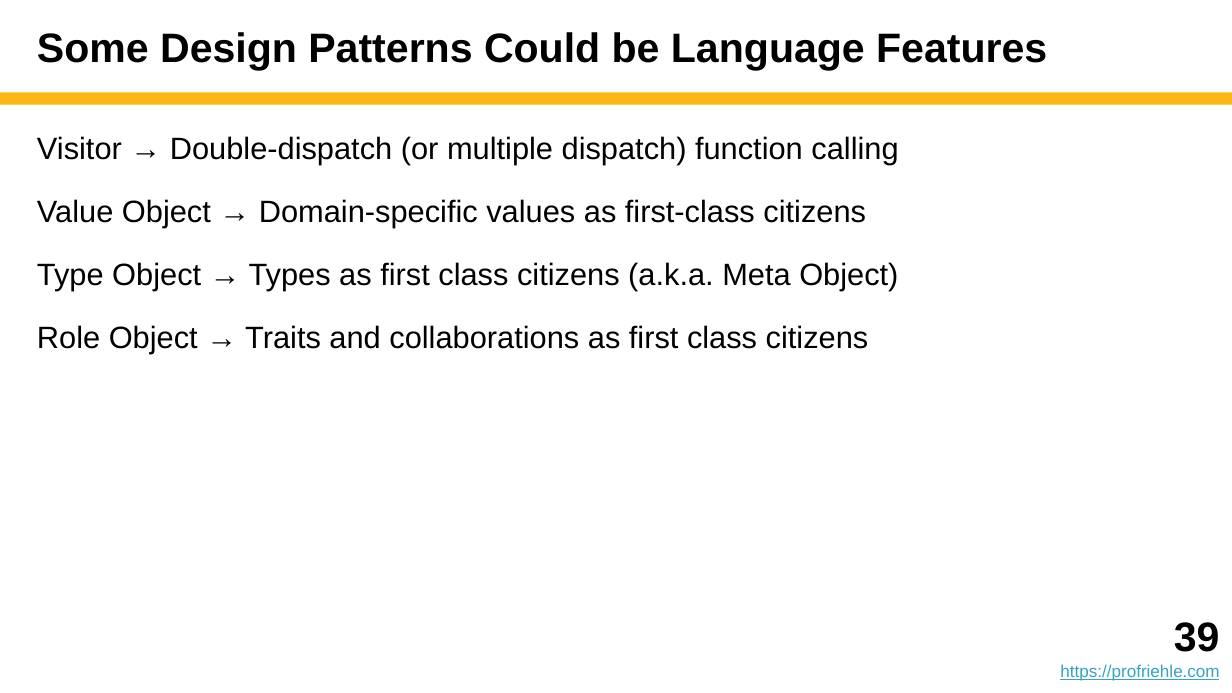
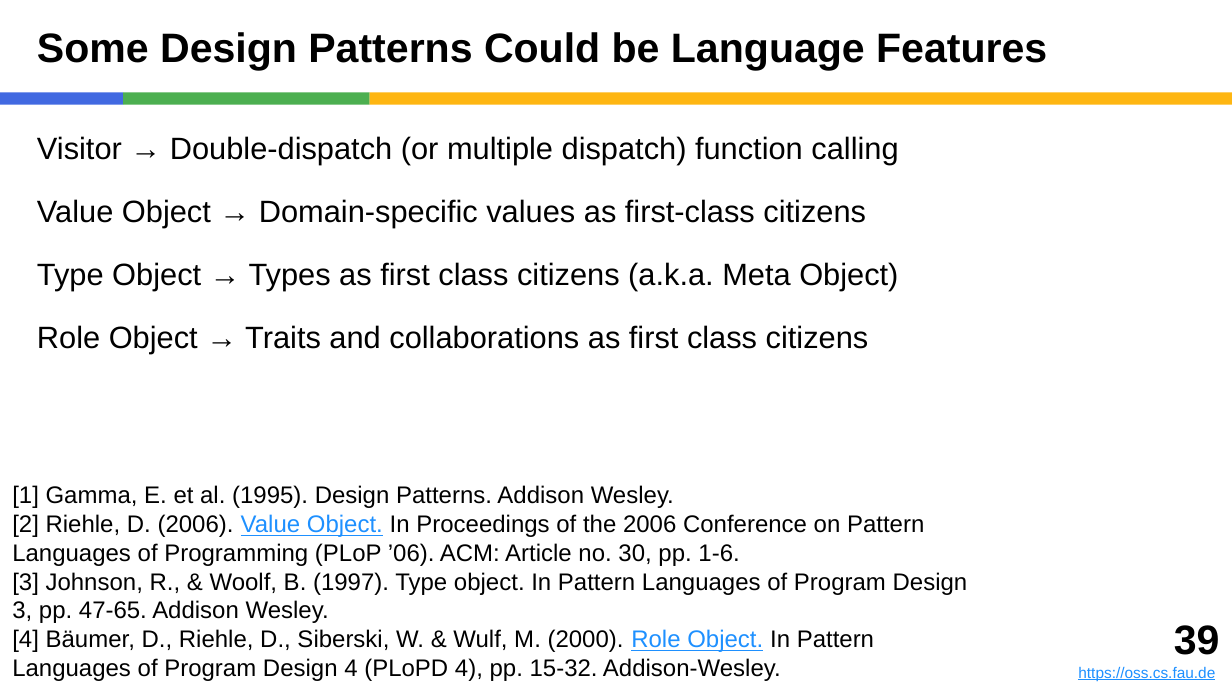
Before and after one commit to dirkriehle/adap-course, a slide deck: slide 39 of Lecture slides/ADAP D01 - Design Patterns.pptx. Drawn at 1232x693 pixels with LibreOffice and Linux fonts; fonts in the diff are those of the drawing. Boxes give left, top, right and bottom in pixels: in the first picture for what was removed or moved away, otherwise in the second. Text is boxed around its words. In the diff, an @@ line names an element or a change of style, - is before the commit and + after.

Commit message:
After programming section, preparing for design section

```diff
--- a/Lecture slides/ADAP D01 - Design Patterns.pptx
+++ b/Lecture slides/ADAP D01 - Design Patterns.pptx
@@ rectangle added at (0, 92, 123, 105), fill #4169E1 @@
@@ rectangle added at (123, 92, 370, 105), fill #4CAF50 @@
@@ rectangle: place and size @@
-rectangle at (0, 92, 1232, 105)
+rectangle at (370, 92, 1232, 105)
@@ text added at (12, 485, 968, 681), 14 pt, text #000000 @@
+[1] Gamma, E. et al. (1995). Design Patterns. Addison Wesley.
+[2] Riehle, D. (2006). Value Object. In Proceedings of the 2006 Conference on Pattern Languages of Programming (PLoP ’06). ACM: Article no. 30, pp. 1-6.
+[3] Johnson, R., & Woolf, B. (1997). Type object. In Pattern Languages of Program Design 3, pp. 47-65. Addison Wesley.
+[4] Bäumer, D., Riehle, D., Siberski, W. & Wulf, M. (2000). Role Object. In Pattern Languages of Program Design 4 (PLoPD 4), pp. 15-32. Addison-Wesley.
@@ text: place and size @@
-text at (1060, 622, 1220, 681)
+text at (1078, 625, 1220, 681)
@@ text at (1078, 667, 1215, 681): text changed; size 10 to 9 pt; text colour #34A3C5 to #1E90FF @@
-https://profriehle.com
+https://oss.cs.fau.de
```
Also in this commit, not shown: 41 other slides changed, 33 other files.
